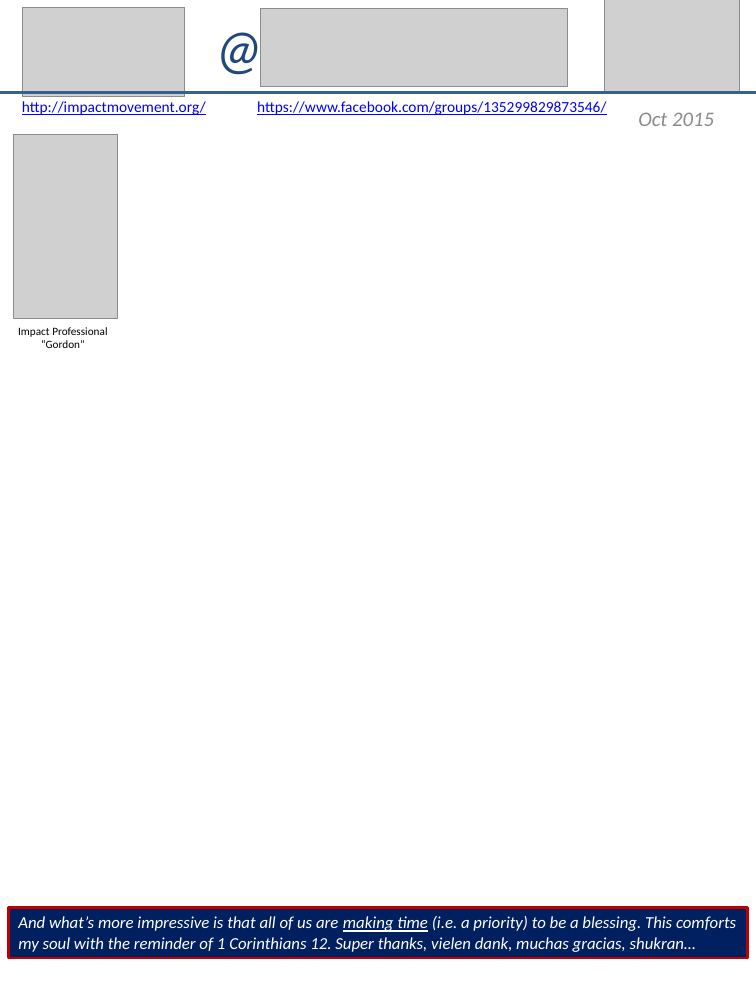
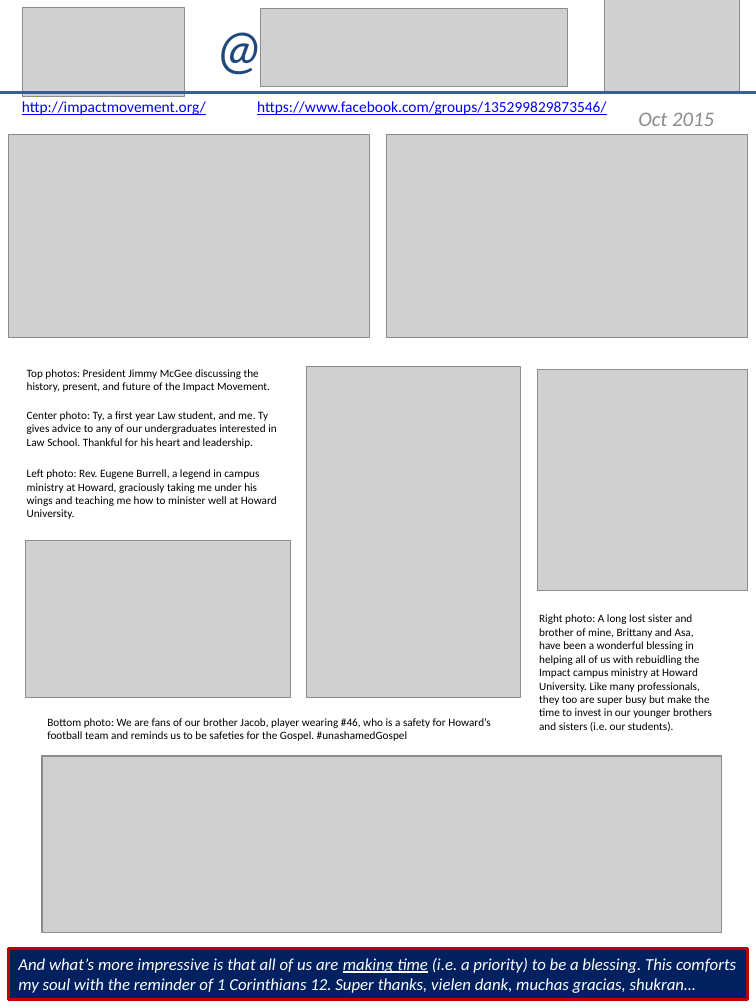
Before and after one commit to gradney/ImpactChapter, a slide deck: slide 2 of docs/journal/ImpactHowardJournal.pptx. Drawn at 756x1008 pixels with LibreOffice and Linux fonts; fonts in the diff are those of the drawing; grey boxes stand for pictures; background and template pictures are left out. Boxes give left, top, right and bottom in pixels: in the first picture for what was removed or moved away, otherwise in the second. Text is boxed around its words. In the diff, an @@ line names an element or a change of style, - is before the commit and + after.

```diff
--- a/docs/journal/ImpactHowardJournal.pptx
+++ b/docs/journal/ImpactHowardJournal.pptx
@@ subtitle "Oct 2015": place and size @@
-subtitle "Oct 2015" at box(638, 112, 714, 126)
+subtitle "Oct 2015" at box(622, 101, 731, 134)
@@ picture added at box(8, 134, 369, 338) @@
@@ picture removed at box(14, 134, 118, 319) @@
@@ picture added at box(386, 134, 747, 338) @@
@@ text at box(27, 369, 270, 392): text changed @@
-Impact Professional “Gordon”
+Top photos: President Jimmy McGee discussing the history, present, and future of the Impact Movement.
@@ picture added at box(306, 367, 521, 698) @@
@@ picture added at box(537, 370, 747, 591) @@
@@ text added at box(27, 411, 276, 448), 8 pt, text #000000 @@
+Center photo: Ty, a first year Law student, and me. Ty gives advice to any of our undergraduates interested in Law School. Thankful for his heart and leadership.
@@ text added at box(27, 469, 277, 519), 8 pt, text #000000 @@
+Left photo: Rev. Eugene Burrell, a legend in campus ministry at Howard, graciously taking me under his wings and teaching me how to minister well at Howard University.
@@ picture added at box(25, 541, 290, 698) @@
@@ text added at box(539, 614, 712, 732), 8 pt, text #000000 @@
+Right photo: A long lost sister and brother of mine, Brittany and Asa, have been a wonderful blessing in helping all of us with rebuidling the Impact campus ministry at Howard University. Like many professionals, they too are super busy but make the time to invest in our younger brothers and sisters (i.e. our students).
@@ text added at box(47, 718, 490, 741), 8 pt, text #000000 @@
+Bottom photo: We are fans of our brother Jacob, player wearing #46, who is a safety for Howard’s football team and reminds us to be safeties for the Gospel. #unashamedGospel
@@ picture added at box(42, 756, 722, 932) @@
@@ rectangle "And what’s more impressive is ...": place and size @@
-rectangle "And what’s more impressive is ..." at box(8, 907, 747, 958)
+rectangle "And what’s more impressive is ..." at box(8, 949, 747, 999)
```
Also in this commit, not shown: 1 other slide changed, 1 other file.
